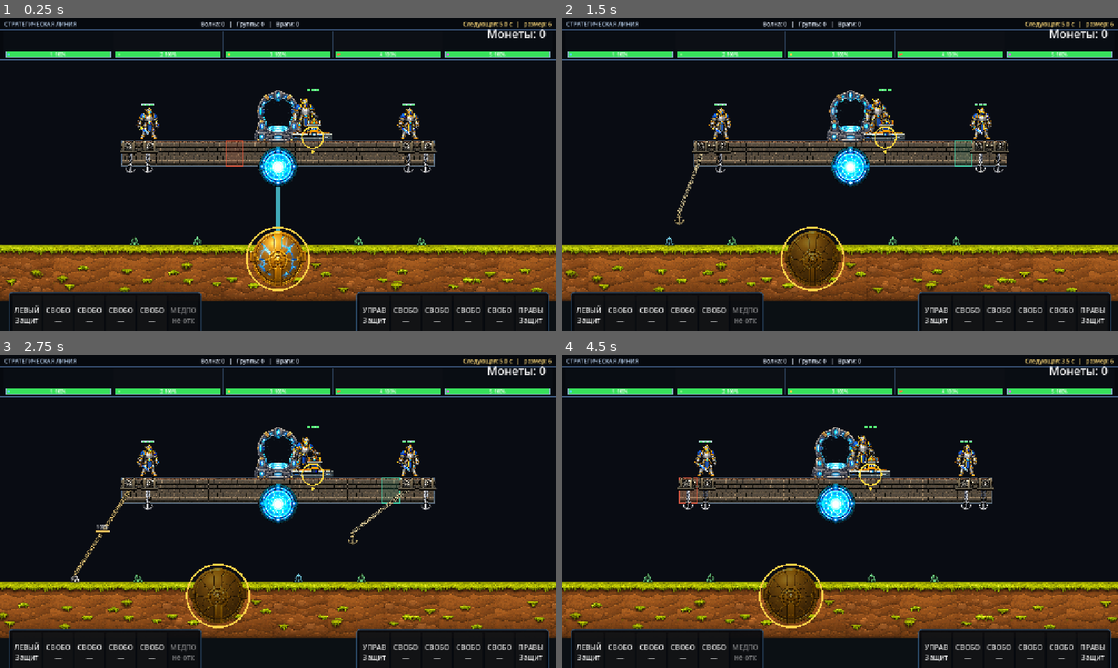
Above: before the commit, frames 1-4 (two rows, left to right).
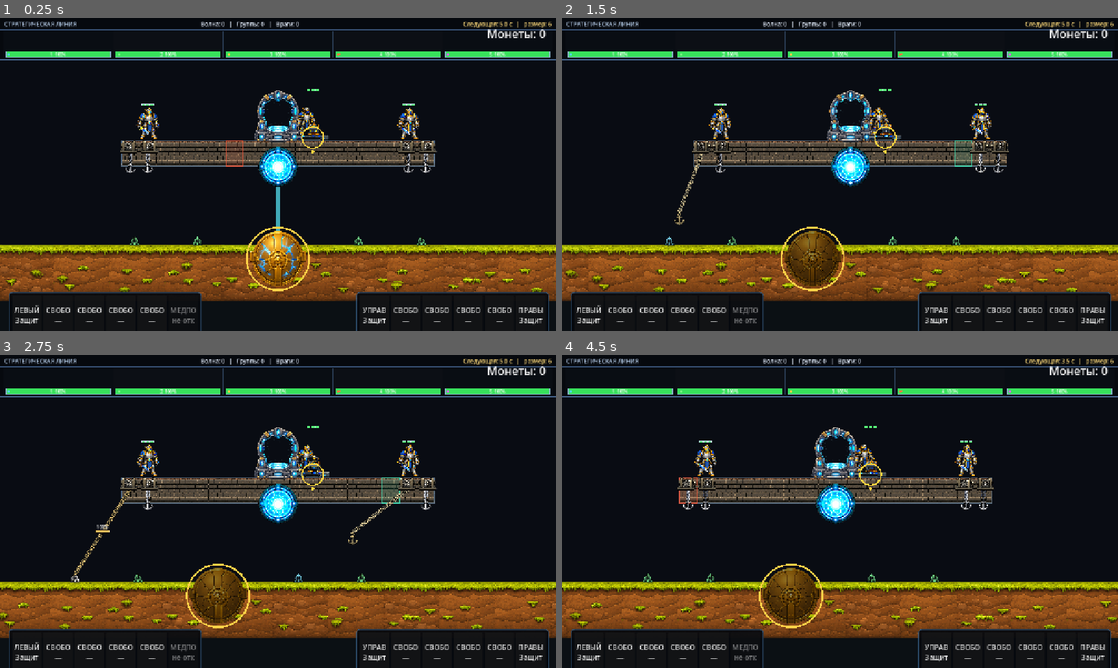
Above: after the commit, the same moments.

Repository: bageus/GloryProtect
Game: Godot game, scene res://scenes/game/game_root_with_flyers.tscn
The game is run twice, just before and just after one commit, with the same random seed, the same clock (stepped at 60 frames per second) and the same inputs.
Inputs (mouse positions are in pixels of both pictures, inside the frame that each line leads up to):
- Up to frame 1 (0.25 s): no input
- Up to frame 2 (1.5 s): tap Enter (ui_accept) at 0.5, 0.77 s; move the mouse to (962, 158) at 0.52 s; hold Right (ui_right) 0.53-1.25 s; tap 1 at 0.6 s; click (962, 158) at 0.67 s; drag from (728, 190) to (812, 237) at 1.27 s
- Up to frame 3 (2.75 s): move the mouse to (333, 442) at 2.02 s; hold Right (ui_right) from 2.03 s (still down); tap 3 at 2.1 s
- Up to frame 4 (4.5 s): release Right (ui_right) at 2.75 s; drag from (812, 574) to (673, 464) at 2.77 s; move the mouse to (1006, 558) at 3.52 s; hold Left (ui_left) 3.53-4.25 s; tap R at 3.6 s; tap Enter (ui_accept) at 3.77 s; drag from (673, 464) to (756, 433) at 4.27 s

The runs differ from the first frame. In frame 1, 0.5% of the frame differs, in the area x 52-60%, y 25-40%; in frame 2, 0.5%; in frame 3, 0.5%; in frame 4, 0.5%.

Commit message:
Cap occupied driver console to two cells

Diff:
--- a/scripts/platform/platform_visual_controller_polished.gd
+++ b/scripts/platform/platform_visual_controller_polished.gd
@@ -4,6 +4,10 @@
 const EMPTY_CAPTAIN_POST_TEXTURE: Texture2D = preload(
 	"res://visual/objects/asset_captain_post_base.png"
 )
+
+@export_group("Occupied Driver Console")
+@export_range(1.0, 2.0, 0.05) var occupied_console_max_width_cells: float = 2.0
+@export_range(0.0, 12.0, 1.0) var occupied_console_width_margin: float = 4.0
 
 var _empty_captain_post_source_rect: Rect2
 
@@ -24,6 +28,53 @@
 	)
 
 
+func get_occupied_console_max_width() -> float:
+	return maxf(
+		1.0,
+		balance.cell_width * occupied_console_max_width_cells
+		- occupied_console_width_margin
+	)
+
+
+func get_occupied_console_size_for_axis(steering_axis: float) -> Vector2:
+	var source_rect: Rect2 = _captain_center_source_rect
+	if steering_axis < -0.01:
+		source_rect = _captain_left_source_rect
+	elif steering_axis > 0.01:
+		source_rect = _captain_right_source_rect
+	return _fit_occupied_console_size(source_rect)
+
+
+func _draw_driver_console() -> void:
+	if not _steering_input.driver_available:
+		_draw_empty_driver_console()
+		return
+	var texture: Texture2D = CAPTAIN_CENTER_TEXTURE
+	var source_rect: Rect2 = _captain_center_source_rect
+	var steering_axis: float = _steering_input.get_steering_axis()
+	if steering_axis < -0.01:
+		texture = CAPTAIN_LEFT_TEXTURE
+		source_rect = _captain_left_source_rect
+	elif steering_axis > 0.01:
+		texture = CAPTAIN_RIGHT_TEXTURE
+		source_rect = _captain_right_source_rect
+	var post_size: Vector2 = _fit_occupied_console_size(source_rect)
+	var post_bottom: Vector2 = _get_driver_console_bottom()
+	var post_rect := Rect2(
+		post_bottom - Vector2(post_size.x * 0.5, post_size.y),
+		post_size
+	)
+	draw_texture_rect_region(texture, post_rect, source_rect)
+
+
+func _fit_occupied_console_size(source_rect: Rect2) -> Vector2:
+	var target_size: Vector2 = source_rect.size * object_asset_scale
+	var maximum_width: float = get_occupied_console_max_width()
+	if target_size.x > maximum_width:
+		target_size *= maximum_width / target_size.x
+	return target_size
+
+
 func _draw_empty_driver_console() -> void:
 	var source_rect: Rect2 = _empty_captain_post_source_rect
 	var target_height: float = empty_console_size.y
